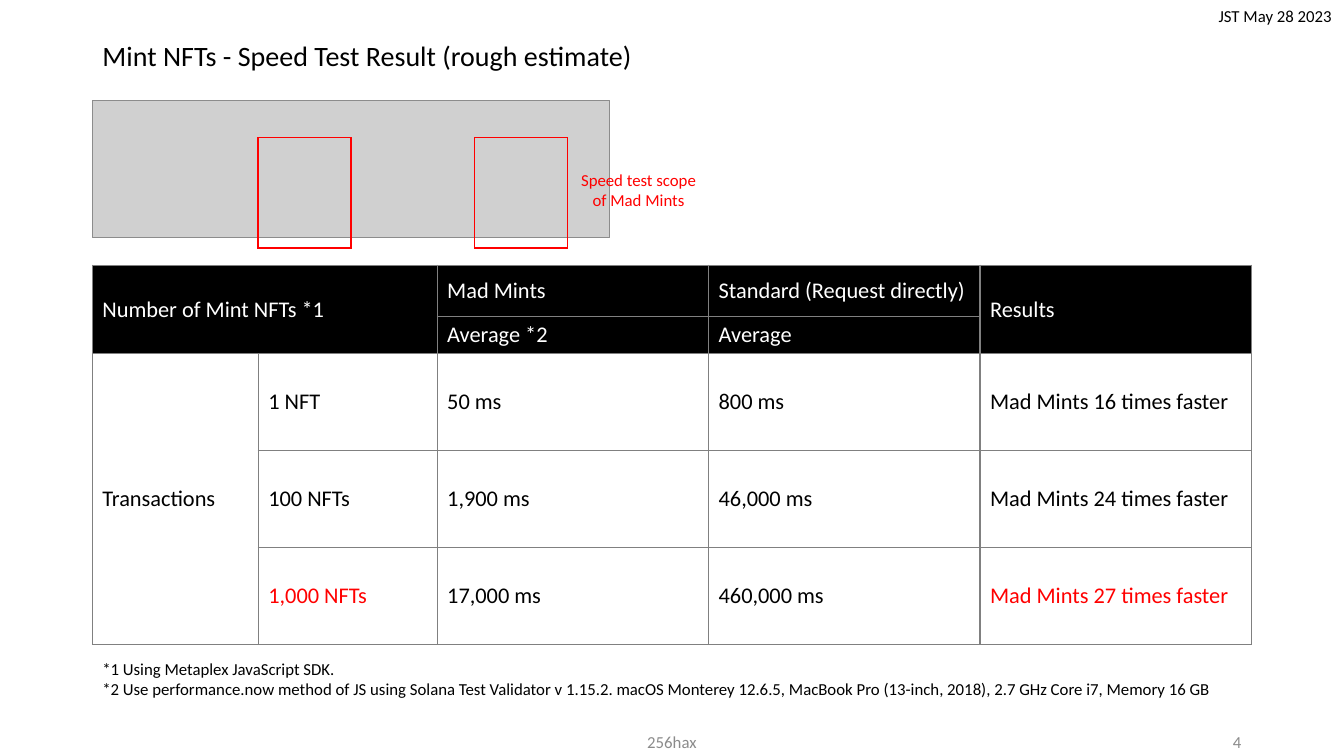
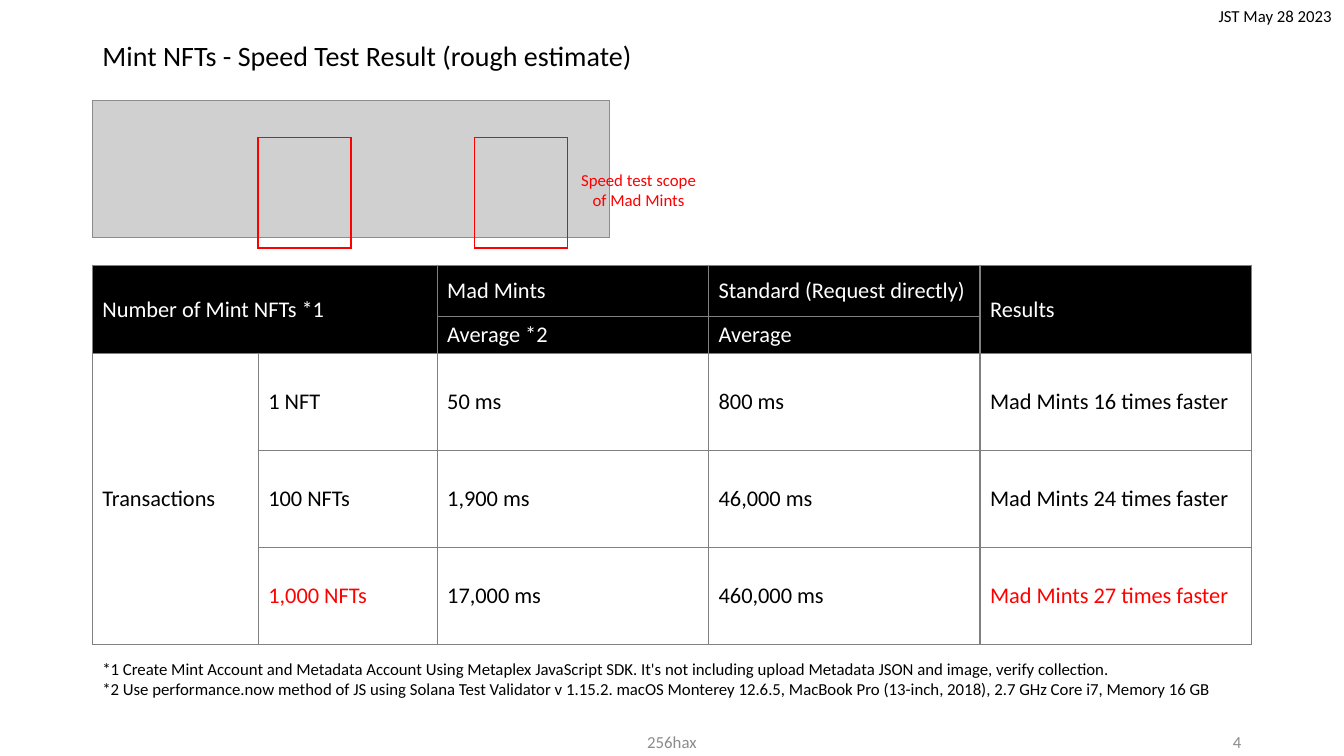
Before and after one commit to 256hax/mad-mints, a slide deck: slide 5 of docs/Mad-Mints.pptx. Drawn at 1344x756 pixels with LibreOffice and Linux fonts; fonts in the diff are those of the drawing; grey boxes stand for pictures; background and template pictures are left out. Boxes give left, top, right and bottom in pixels: in the first picture for what was removed or moved away, otherwise in the second. Text is boxed around its words. In the diff, an @@ line names an element or a change of style, - is before the commit and + after.

```diff
--- a/docs/Mad-Mints.pptx
+++ b/docs/Mad-Mints.pptx
@@ text at (x1=102, y1=663, x2=1108, y2=678): text changed @@
-*1 Using Metaplex JavaScript SDK.
+*1 Create Mint Account and Metadata Account Using Metaplex JavaScript SDK. It's not including upload Metadata JSON and image, verify collection.
```
